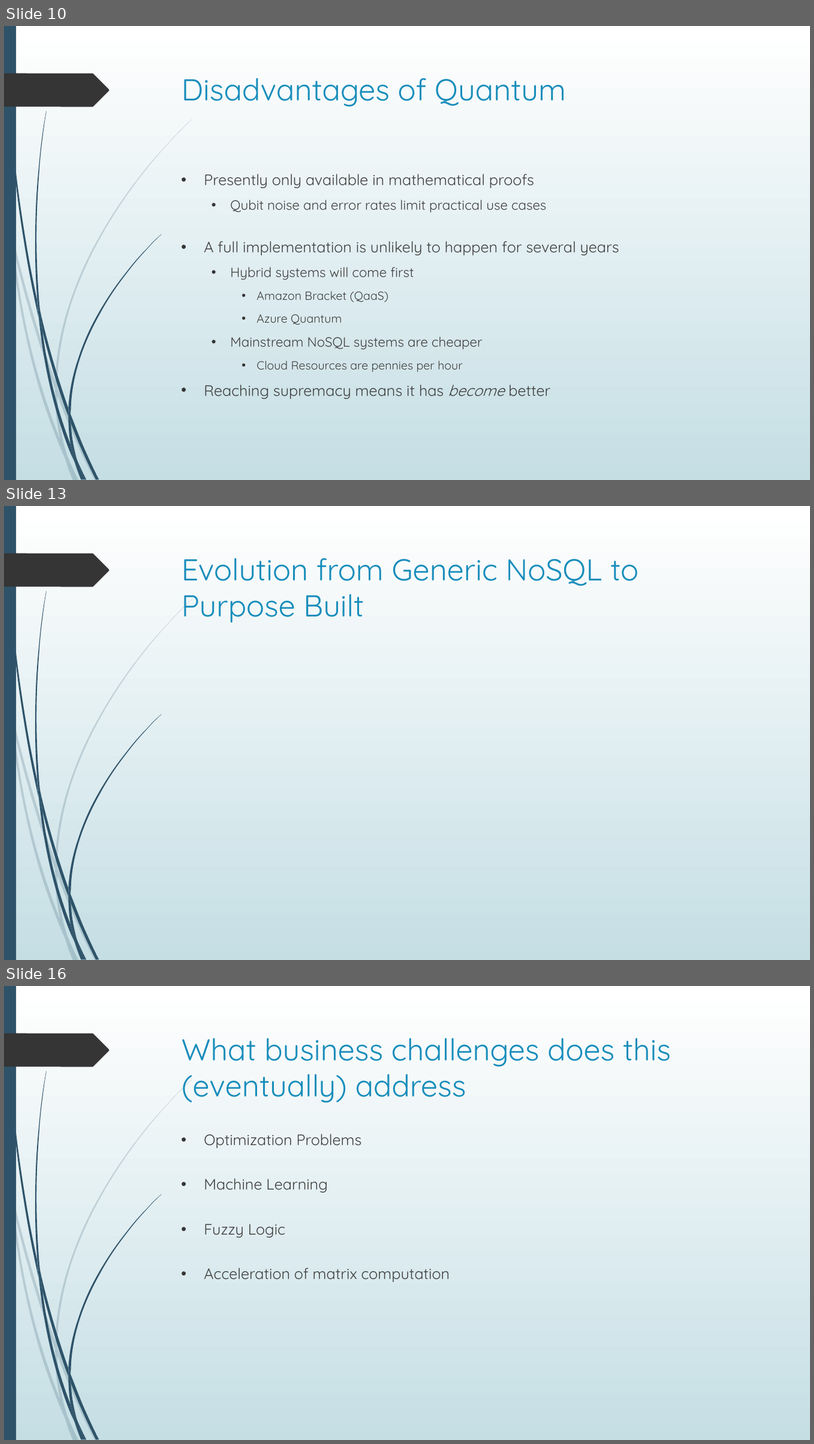
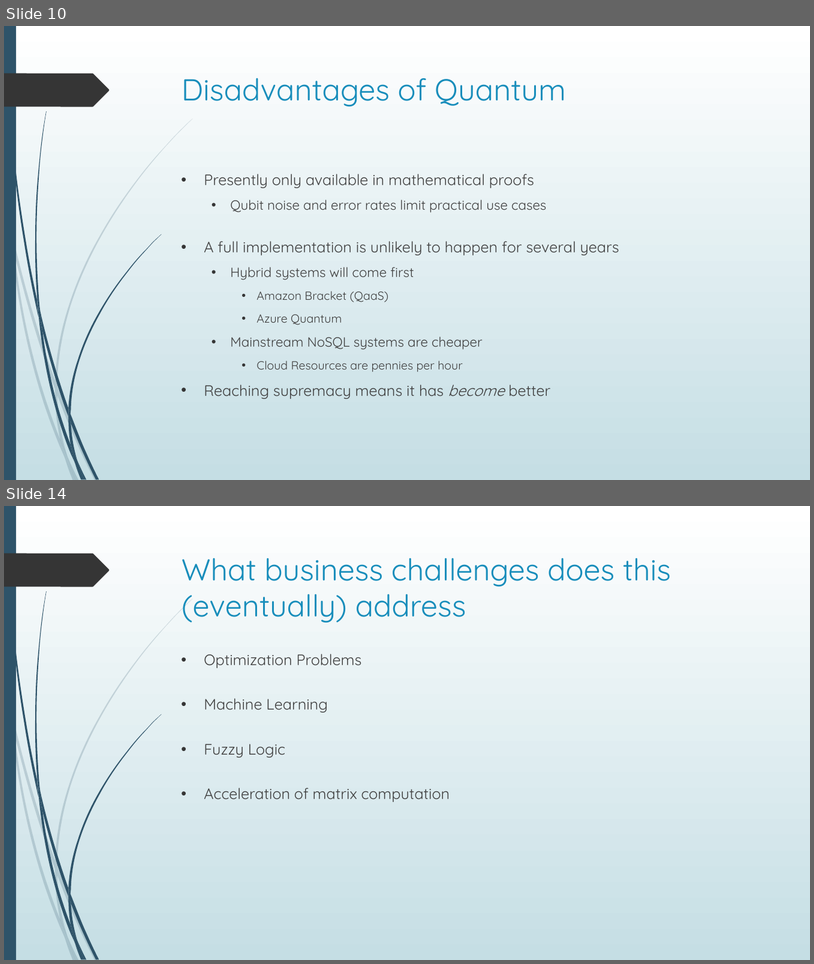
Before and after one commit to dr-natetorious/TIM-7020-Database_and_Business_Intelligence, a slide deck: Week6_CuttingEdge_Proposal/BachmeierNTIM7020-6.pptx. Shown one above the other, each under a label of ours: slides 10, 13 and 16 before the commit, slides 10 and 14 after it; the slides between them are not shown. The pictures are 814x1444 and 814x964 pixels, drawn with LibreOffice and Linux fonts; fonts in the diff are those of the drawing. Boxes give left, top, right and bottom in pixels: in the first picture for what was removed or moved away, otherwise in the second. Text is boxed around its words. In the diff, an @@ line names an element or a change of style, - is before the commit and + after.

```diff
--- a/Week6_CuttingEdge_Proposal/BachmeierNTIM7020-6.pptx
+++ b/Week6_CuttingEdge_Proposal/BachmeierNTIM7020-6.pptx
@@ slide 13 removed at (x1=4, y1=506, x2=810, y2=960), background gradient #FFFFFF to #C5DEE5; not listed: 24 template elements that a slide beside it also shows @@
@@ title removed at (x1=182, y1=558, x2=639, y2=622) @@
-Evolution from Generic NoSQL to Purpose Built
@@ what was slide 16 is now slide 14 @@
```
Also in this commit, not shown: 3 slides changed, 4 other slides removed, 1 other file.
